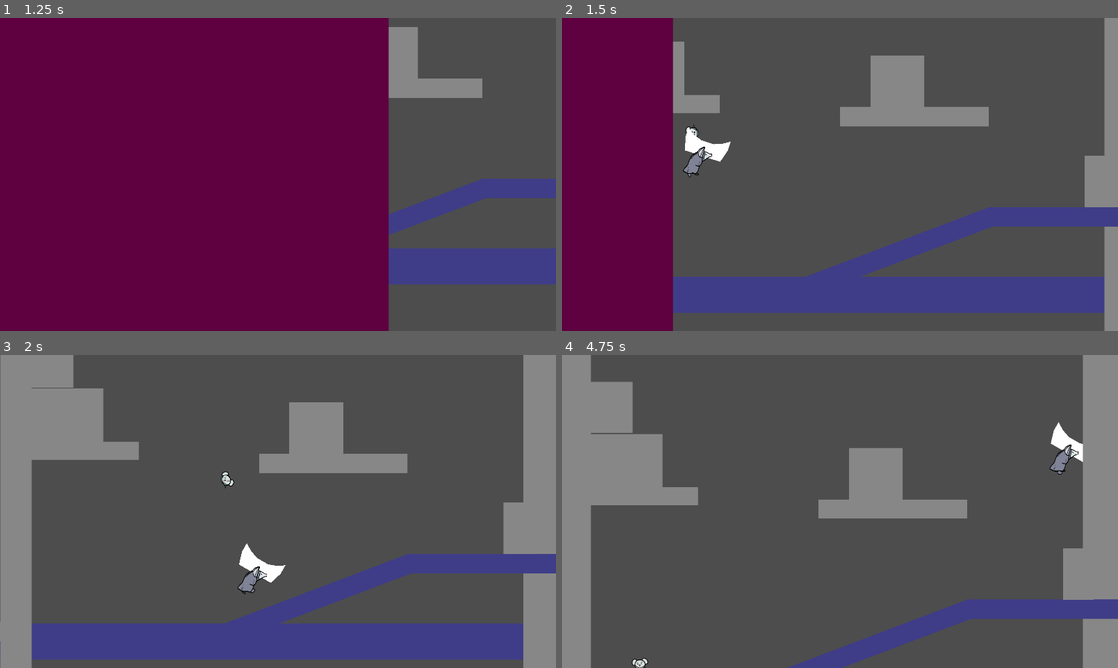
Above: before the commit, frames 1-4 (two rows, left to right).
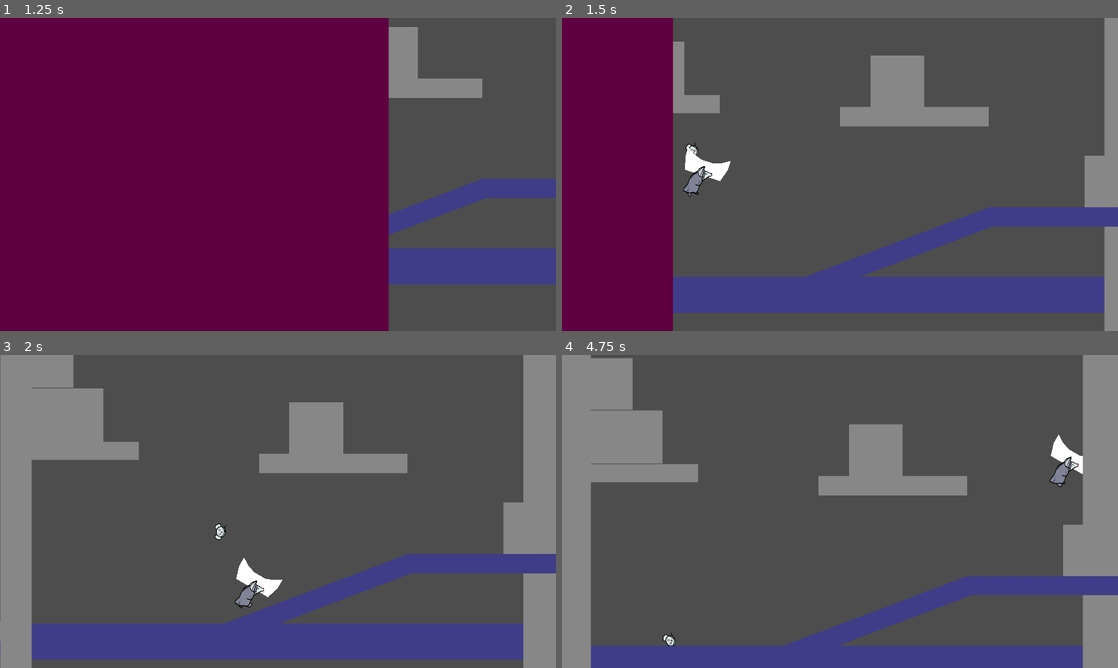
Above: after the commit, the same moments.

Repository: karasikrus/sib_jam_2023
Game: Godot game, scene res://scenes/menu/main_menu.tscn
Two runs of this game, one before a commit and one after it. Both use one fixed random seed, a clock stepped at 60 frames per second and the inputs below.
Inputs:
- Up to frame 1 (1.25 s): click "Play" at 0.5 s
- Up to frame 2 (1.5 s): hold Right (ui_right) from 1.28 s (still down); hold Space (jump) from 1.28 s (still down)
- Up to frame 3 (2 s): keep holding Right (ui_right); keep holding Space (jump)
- Up to frame 4 (4.75 s): release Space (jump) at 2.03 s; tap Space (jump) at 2.1, 2.27, 2.57, 3.6, 3.77, 4.07 s; release Right (ui_right) at 2.78 s; hold Left (ui_left) 2.78-3.53 s; hold Space (jump) 2.78-3.53 s; hold Right (ui_right) from 3.53 s (still down); hold Space (jump) from 4.28 s (still down)

Frame 1 is identical in both runs. In frame 2, 1.0% of the frame differs, in the area x 21-31%, y 34-58%; in frame 3, 1.0%; in frame 4, 19%, in the area x 5-100%, y 0-100%.

Commit message:
trampoline added

Diff:
--- a/project.godot
+++ b/project.godot
@@ -79,6 +79,7 @@
 2d_physics/layer_6="clock_sector"
 2d_physics/layer_9="baby_mouse"
 2d_physics/layer_12="ice"
+2d_physics/layer_13="Web"
 
 [physics]
 
--- a/scenes/balance_proto/balance_player/balance_player.gd
+++ b/scenes/balance_proto/balance_player/balance_player.gd
@@ -56,7 +56,7 @@
 @onready var ray_cast_2d_3 = $BottomRays/RayCast2D3
 @onready var animation_player = $AnimationPlayer
 @onready var sprite = $Sprite
-# AUDIO ----------------------------- # ice ray casts
+# AUDIO ----------------------------- #
 @onready var steps_audio_player = $StepsAudioPlayer as RandomAudioStreamPlayer
 @onready var jump_audio_stream_player = $JumpAudioStreamPlayer as RandomAudioStreamPlayer
 @onready var landing_audio_stream_player = $LandingAudioStreamPlayer as RandomAudioStreamPlayer
@@ -64,6 +64,10 @@
 # ----------------------------------- # ice ray casts
 @onready var ice_ray_1 = $BottomRays/IceRays/IceRay1
 @onready var ice_ray_2 = $BottomRays/IceRays/IceRay2
+
+# ----------------------------------- # web ray casts
+@onready var web_ray_1 = $BottomRays/WebRays/WebRay1
+@onready var web_ray_2 = $BottomRays/WebRays/WebRay2
 
 
 
@@ -105,6 +109,7 @@
 
 func _physics_process(delta: float) -> void:
 	update_acceleration()
+	update_jump_force()
 	x_movement(delta)
 	jump_logic(delta)
 	apply_gravity(delta)
@@ -248,3 +253,10 @@
 		acceleration = default_acceleration
 		deceleration = default_deceleration
 		turning_acceleration = default_turning_acceleration
+
+
+func update_jump_force():
+	if web_ray_1.is_colliding() or web_ray_2.is_colliding(): #on ice and on floor
+		jump_force = powerful_jump_force
+	else:
+		jump_force = default_jump_force
--- a/scenes/balance_proto/balance_player/balance_player.tscn
+++ b/scenes/balance_proto/balance_player/balance_player.tscn
@@ -163,6 +163,8 @@
 [node name="BalancePlayer" type="CharacterBody2D"]
 collision_mask = 6
 script = ExtResource("1_lpjci")
+default_jump_force = 1200.0
+powerful_jump_force = 1600.0
 
 [node name="AnimationPlayer" type="AnimationPlayer" parent="."]
 libraries = {
@@ -224,6 +226,20 @@
 target_position = Vector2(0, 5)
 collision_mask = 2048
 
+[node name="WebRays" type="Node2D" parent="BottomRays"]
+
+[node name="WebRay1" type="RayCast2D" parent="BottomRays/WebRays"]
+modulate = Color(0.87451, 0.694118, 0.694118, 1)
+position = Vector2(-5, 13)
+target_position = Vector2(0, 5)
+collision_mask = 4096
+
+[node name="WebRay2" type="RayCast2D" parent="BottomRays/WebRays"]
+modulate = Color(0.87451, 0.694118, 0.694118, 1)
+position = Vector2(5, 13)
+target_position = Vector2(0, 5)
+collision_mask = 4096
+
 [node name="StepsAudioPlayer" parent="." instance=ExtResource("5_0jrup")]
 audio_streams = Array[AudioStream]([ExtResource("6_00h1i"), ExtResource("7_umasf"), ExtResource("8_45nvk"), ExtResource("9_3y4qs")])
 
--- a/scenes/balance_proto/balance_proto_2.tscn
+++ b/scenes/balance_proto/balance_proto_2.tscn
@@ -44,9 +44,11 @@
 scale = Vector2(1.80661, 0.626969)
 
 [node name="Platform20" parent="Platforms" instance=ExtResource("1_febpg")]
+modulate = Color(0.803922, 0.258824, 0.258824, 1)
 position = Vector2(1046, -407)
 rotation = 0.000296414
 scale = Vector2(2.58523, 1.53414)
+collision_layer = 4098
 physics_material_override = SubResource("PhysicsMaterial_nvdfq")
 
 [node name="Platform17" parent="Platforms" instance=ExtResource("1_febpg")]
@@ -55,8 +57,8 @@
 
 [node name="Platform26" parent="Platforms" instance=ExtResource("1_febpg")]
 modulate = Color(0.466667, 0.45098, 1, 1)
-position = Vector2(795, -540)
-scale = Vector2(1.80661, 0.626969)
+position = Vector2(770, -540)
+scale = Vector2(2.28661, 0.626969)
 collision_layer = 2050
 
 [node name="Platform27" parent="Platforms" instance=ExtResource("1_febpg")]
